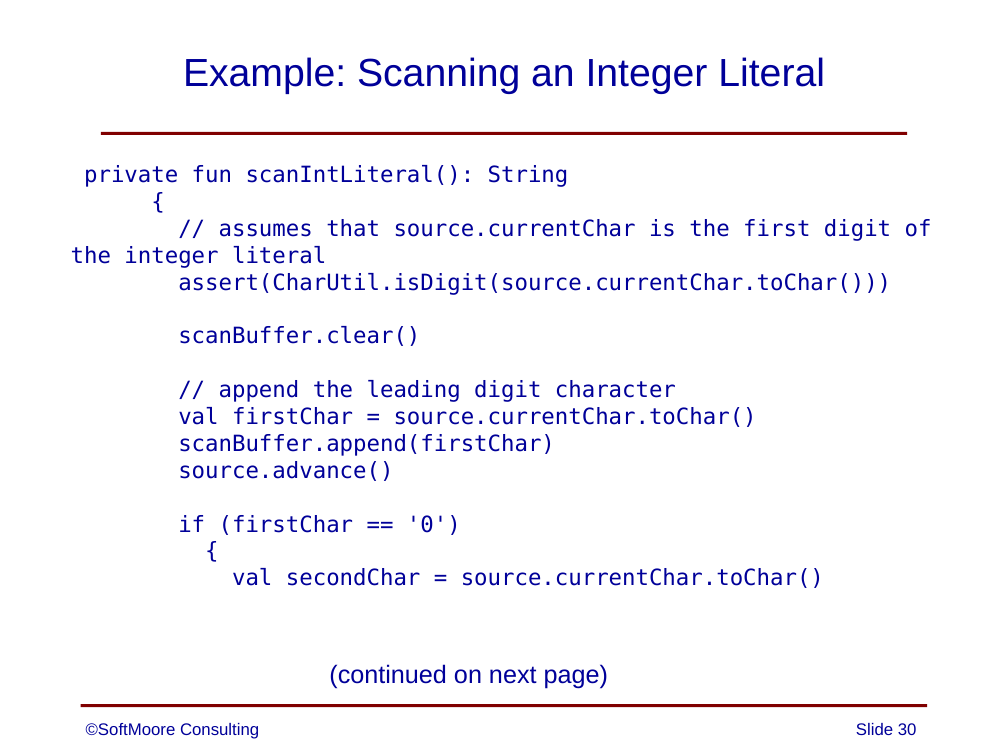
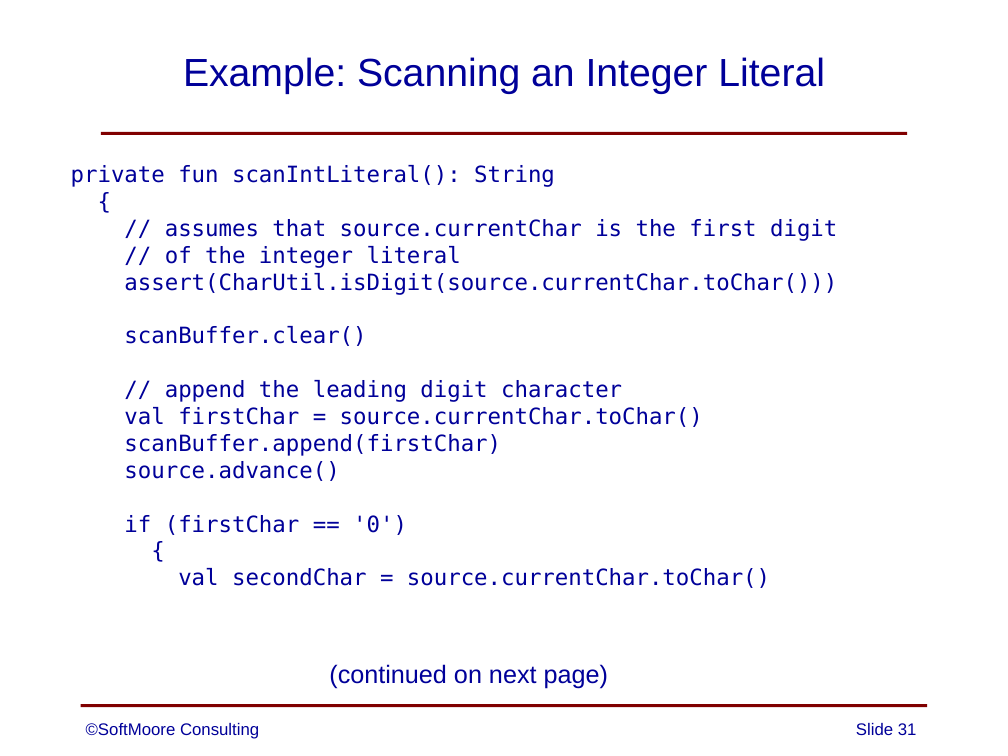
Before and after one commit to SoftMoore/CPRL-Kt-3rd, a slide deck: slide 31 of PowerPoints/05 - Lexical Analysis.pptx (slide 30 before the commit). Drawn at 1008x756 pixels with LibreOffice and Linux fonts; fonts in the diff are those of the drawing. Boxes give left, top, right and bottom in pixels: in the first picture for what was removed or moved away, otherwise in the second. Text is boxed around its words. In the diff, an @@ line names an element or a change of style, - is before the commit and + after.

```diff
--- a/PowerPoints/05 - Lexical Analysis.pptx
+++ b/PowerPoints/05 - Lexical Analysis.pptx
@@ text at (165,219,837,268): text changed @@
-// assumes that source.currentChar is the first digit of the integer literal
+// assumes that source.currentChar is the first digit
+// of the integer literal
@@ page number at (856,723,917,735): text changed @@
-Slide 30
+Slide 31
```
Also in this commit, not shown: 1 other slide changed, 1 slide added.
